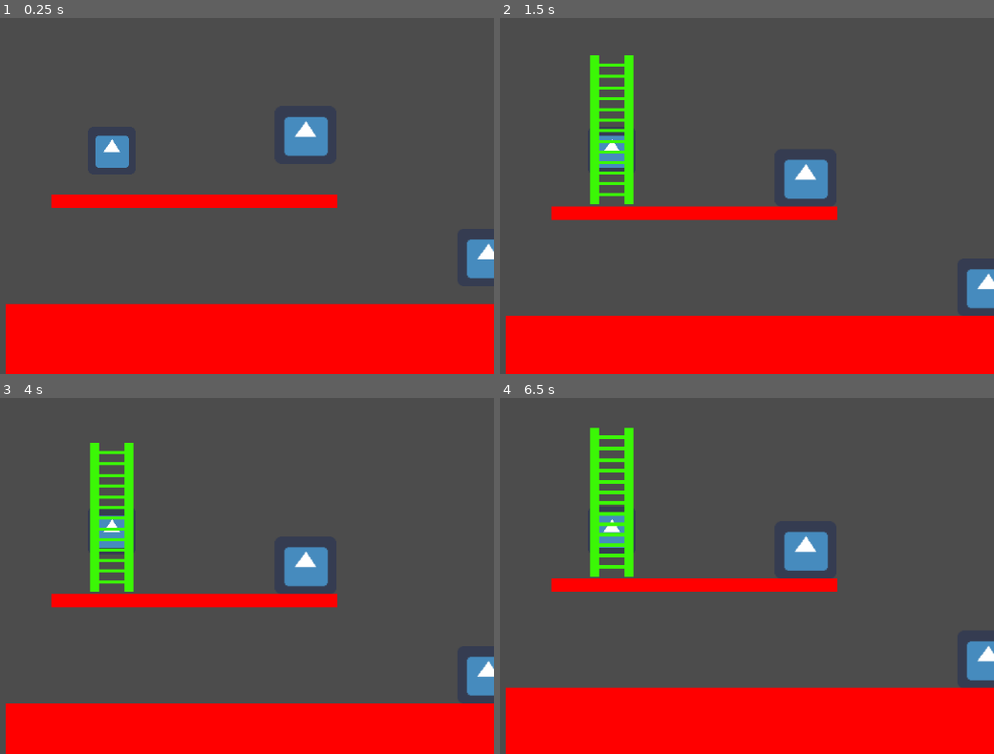
Above: before the commit, frames 1-4 (two rows, left to right).
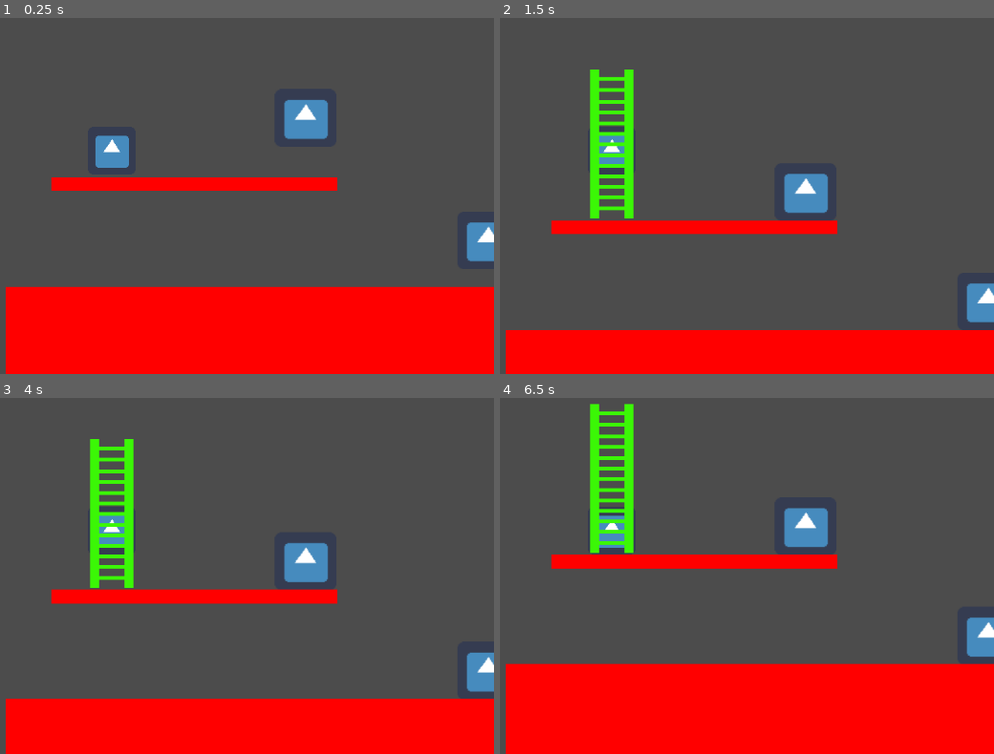
Above: after the commit, the same moments.

Repository: ludum-rlyeh/LD48-deeper-and-deeper
Game: Godot game, scene res://Scenes/InGame/Levels/LevelTests.tscn
Two runs of this game, one before a commit and one after it. Both use one fixed random seed, a clock stepped at 60 frames per second and the inputs below. The engine's default icon, where the game draws it, is replaced by a stand-in: a white triangle on a blue panel in a dark square.
Inputs:
- Up to frame 1 (0.25 s): no input
- Up to frame 2 (1.5 s): tap Enter at 0.5 s; tap Space at 1.25 s
- Up to frame 3 (4 s): tap Enter at 2.75 s; tap Space at 3.5 s
- Up to frame 4 (6.5 s): tap Enter at 5 s; tap Space at 5.75 s

The runs differ from the first frame. In frame 1, 11% of the frame differs, in the area x 1-100%, y 23-81%; in frame 2, 11%; in frame 3, 5.2%; in frame 4, 14%, in the area x 1-100%, y 1-82%.

Commit message:
Hinder jump/fall speed

Diff:
--- a/Scenes/InGame/Characters/Character.tscn
+++ b/Scenes/InGame/Characters/Character.tscn
@@ -60,19 +60,30 @@
 
 var fsm: StateMachine
 
-export (Vector2) var jump_impulse= Vector2(0, -300)
+export (Vector2) var jump_impulse= Vector2(0, -500)
+export (Vector2) var jump_speed= Vector2(128, 0)
+
 export (Vector2) var speed= Vector2(200,0)
 export (Vector2) var climbing_speed = Vector2(0, 30)
-export (float) var gravity_scale = 5
+export (float) var gravity_scale = 12
 
 onready var CrateDetectorRight : RayCast2D = get_parent().get_parent().find_node(\"CrateDetectorRight\", false)
 onready var CrateDetectorLeft : RayCast2D = get_parent().get_parent().find_node(\"CrateDetectorLeft\", false)
 onready var center: Area2D = get_parent().get_parent().find_node(\"Area2D\", false)
 onready var ground_area: Area2D = get_parent().get_parent().find_node(\"GroundArea\", false)
 onready var platform_detector : RayCast2D = get_parent().get_parent().find_node(\"PlatformDetector\")
+onready var platform_detector_corner_left : RayCast2D = get_parent().get_parent().find_node(\"PlatformDetectorCornerLeft\")
+onready var platform_detector_corner_right : RayCast2D = get_parent().get_parent().find_node(\"PlatformDetectorCornerRight\")
+
+func is_colliding_to_platform():
+	return platform_detector.is_colliding()              or \\
+		   platform_detector_corner_left.is_colliding()  or \\
+		   platform_detector_corner_right.is_colliding()
 
 func enter(args : Array):
 	platform_detector = fsm.player.find_node(\"PlatformDetector\")
+	platform_detector_corner_left = fsm.player.find_node(\"PlatformDetectorCornerLeft\")
+	platform_detector_corner_right = fsm.player.find_node(\"PlatformDetectorCornerRight\")
 
 func _input(event):
 	if event.is_action_pressed(\"ui_accept\"):
@@ -80,19 +91,28 @@
 
 func physics_process(delta):
 	var snap = platform_detector.cast_to
-	if Input.is_action_just_pressed(\"ui_select\") and platform_detector.is_colliding():
+	if Input.is_action_just_pressed(\"ui_select\") and is_colliding_to_platform():
 		snap = Vector2.ZERO
 		fsm.velocity.y = jump_impulse.y
 
 	if Input.is_action_just_released(\"ui_select\"):
 		fsm.velocity.y *= 0.7
 
-	if Input.is_action_pressed(\"ui_right\"):
-		fsm.velocity.x = speed.x
-	elif Input.is_action_pressed(\"ui_left\"):
-		fsm.velocity.x= -speed.x
+	if is_colliding_to_platform():
+		if Input.is_action_pressed(\"ui_right\"):
+			fsm.velocity.x = speed.x
+		elif Input.is_action_pressed(\"ui_left\"):
+			fsm.velocity.x= -speed.x
+		else:
+			fsm.velocity.x=0
+	# Slow the character down if it is jumping (or falling)
 	else:
-		fsm.velocity.x=0
+		if Input.is_action_pressed(\"ui_right\"):
+			fsm.velocity.x = jump_speed.x
+		elif Input.is_action_pressed(\"ui_left\"):
+			fsm.velocity.x= -jump_speed.x
+		else:
+			fsm.velocity.x=0
 
 	var gravity= Vector2(0,98)
 	fsm.velocity += gravity * delta * gravity_scale
@@ -101,7 +121,7 @@
 	resolve_collisions()
 
 func resolve_collisions():
-	if  platform_detector.is_colliding():
+	if is_colliding_to_platform():
 		if CrateDetectorRight.is_colliding() or CrateDetectorLeft.is_colliding():
 			fsm.change_to(\"PushingCrates\", [])
 
@@ -122,11 +142,18 @@
 #			Events.emit_signal(\"rope_handled\", fsm.velocity)
 			fsm.change_to(\"ClimbingRope\", [area.get_root_scene()])
 
+func is_above(group: String):
+	return platform_detector.is_colliding() and platform_detector.get_collider().is_in_group(group) or \\
+		   platform_detector_corner_left.is_colliding() and platform_detector_corner_left.get_collider().is_in_group(group) or \\
+		   platform_detector_corner_right.is_colliding() and platform_detector_corner_right.get_collider().is_in_group(group)
+
 func _use_current_item():
+	# TODO: get_collider from all boxes
 	if fsm.player.current_item == GlobalData.OBJECT_TYPE.LADDER \\
 		and fsm.player.get_item_number(GlobalData.OBJECT_TYPE.LADDER) > 0 \\
-		and platform_detector.is_colliding() \\
-		and not platform_detector.get_collider().is_in_group(\"Boxes\"):
+		and is_colliding_to_platform() \\
+		and not is_above(\"Boxes\"):
+
 		Events.emit_signal(\"place_ladder_signal\")
 
 func _on_Area2D_area_entered(area):
@@ -337,6 +364,14 @@
 [node name="PlatformDetector" type="RayCast2D" parent="."]
 enabled = true
 
+[node name="PlatformDetectorCornerRight" type="RayCast2D" parent="."]
+position = Vector2( 32, 0 )
+enabled = true
+
+[node name="PlatformDetectorCornerLeft" type="RayCast2D" parent="."]
+position = Vector2( -32, 0 )
+enabled = true
+
 [node name="CrateDetectorRight" type="RayCast2D" parent="."]
 enabled = true
 cast_to = Vector2( 50, 0 )
--- a/Scenes/InGame/Levels/Level01.tscn
+++ b/Scenes/InGame/Levels/Level01.tscn
@@ -90,5 +90,5 @@
 position = Vector2( 709.378, 310.081 )
 
 [node name="RopeSpot2" parent="." instance=ExtResource( 3 )]
-position = Vector2( 183.94, 697.488 )
+position = Vector2( 184.494, 691.95 )
 right = false
